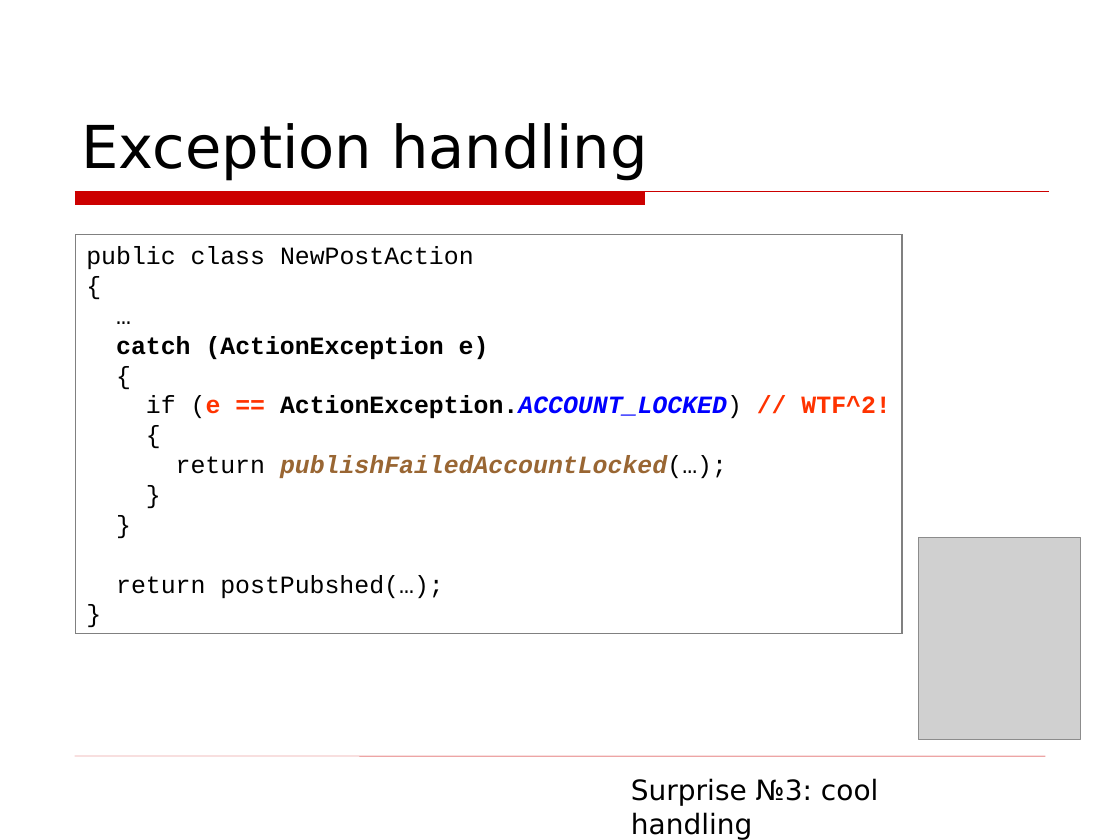
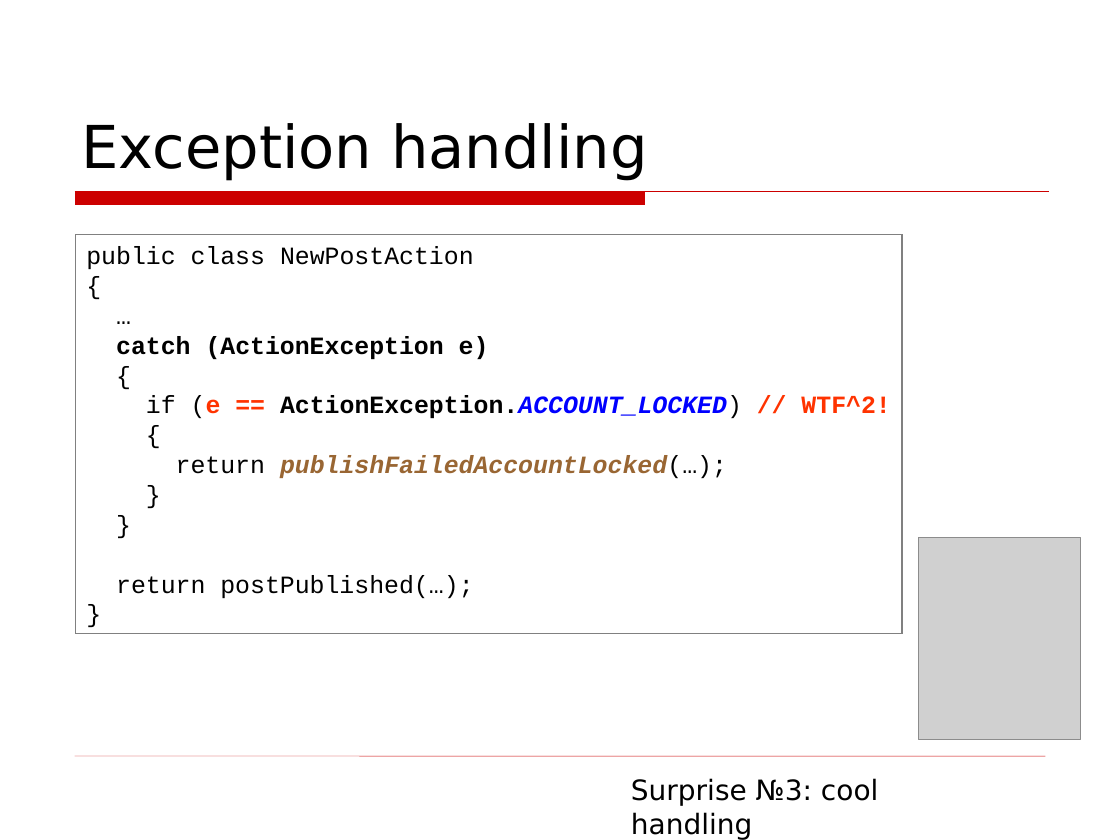
Before and after one commit to asolntsev/presentations, a slide deck: slide 16 of wtf-code/WTF_code.topconf.en.ppt. Drawn at 1120x840 pixels with LibreOffice and Linux fonts; fonts in the diff are those of the drawing; grey boxes stand for pictures; background and template pictures are left out. Boxes give left, top, right and bottom in pixels: in the first picture for what was removed or moved away, otherwise in the second. Text is boxed around its words. In the diff, an @@ line names an element or a change of style, - is before the commit and + after.

```diff
--- a/wtf-code/WTF_code.topconf.en.ppt
+++ b/wtf-code/WTF_code.topconf.en.ppt
@@ text in rectangle at (116, 575, 473, 598): text changed @@
-return postPubshed(…);
+return postPublished(…);
```
Also in this commit, not shown: 10 other slides changed.
